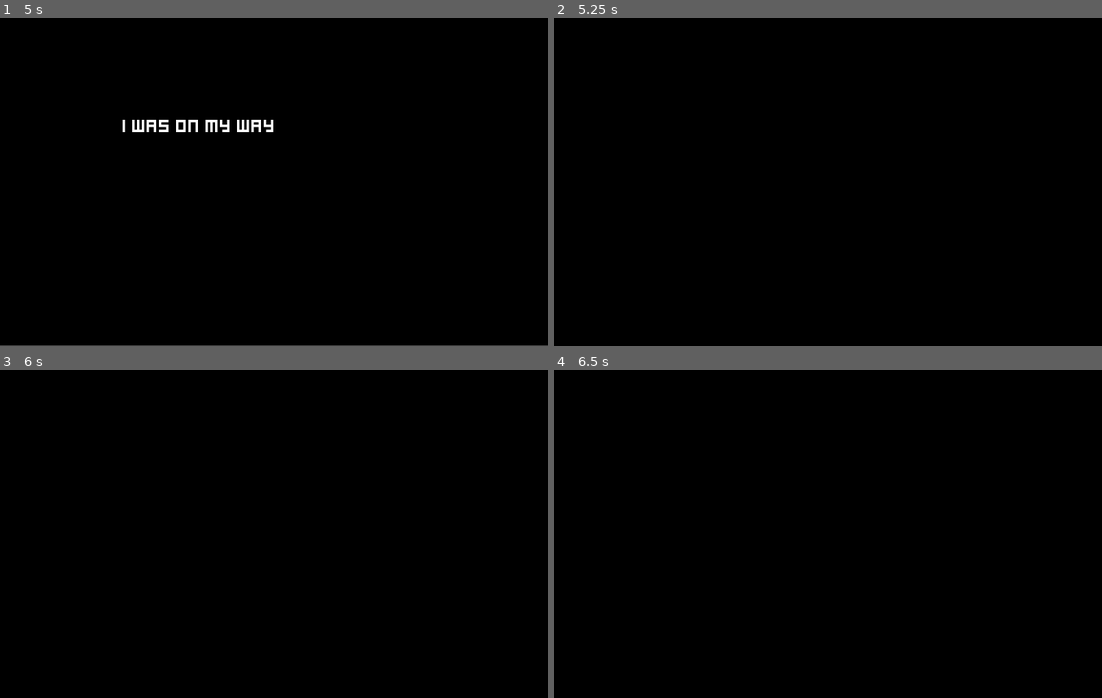
Above: before the commit, frames 1-4 (two rows, left to right).
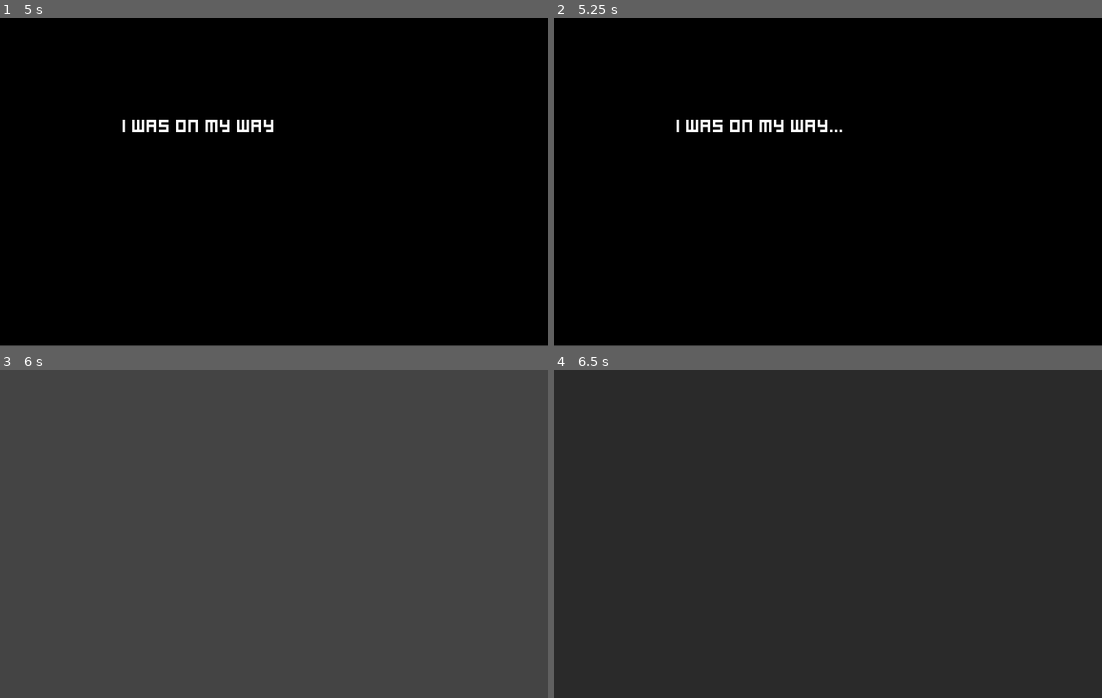
Above: after the commit, the same moments.

Repository: SpeedBLAST48/Arpegiiggio
Game: Godot game, scene res://MenuScreen.tscn
Two runs of this game, one before a commit and one after it. Both use one fixed random seed, a clock stepped at 60 frames per second and the inputs below.
Inputs:
- Up to frame 1 (5 s): click "Start" at 0.5 s; tap Enter (ui_accept) at 1.25, 2.75, 3.5, 4.25 s; hold Right (move_right) 1.28-2.03 s; hold Space (shoot) 1.28-2.03 s; tap Up (jump) at 1.52, 2.27, 3.77, 4.52 s; hold Left (move_left) 2.03-2.78 s; tap Space (shoot) at 2.1, 3.6 s; hold Space (shoot) 2.78-3.53 s; hold Right (move_right) 2.78-4.28 s; hold Left (move_left) from 4.28 s (still down); hold Space (shoot) from 4.28 s (still down)
- Up to frame 2 (5.25 s): keep holding Left (move_left); release Space (shoot) at 5.03 s; tap Space (shoot) at 5.1 s
- Up to frame 3 (6 s): keep holding Left (move_left); tap Up (jump) at 5.27 s; tap Enter (ui_accept) at 5.75 s; hold Space (shoot) from 5.78 s (still down)
- Up to frame 4 (6.5 s): keep holding Left (move_left); keep holding Space (shoot)

Frame 1 is identical in both runs. In frame 2, 0.8% of the frame differs, in the area x 0-100%, y 31-100%; in frame 3, 100%, in the area x 0-100%, y 0-100%; in frame 4, 100%.

Commit message:
transition

Diff:
--- a/Dialogue/Dialogue.json
+++ b/Dialogue/Dialogue.json
@@ -5,4 +5,5 @@
 	{"Text":"Am"},
 	{"Text":"I?"},
 	{"Text":"I was on my way..."},
+	{"Text":" "},
 ]
--- a/Transition.gd
+++ b/Transition.gd
@@ -1,12 +1,13 @@
 extends CanvasLayer
 
-signal transitioned
+
+func _ready():
+	transition()
+
 
 func transition():
 	$AnimationPlayer.play("Fade out")
-	print("Fading to black")
+
 
 func _on_AnimationPlayer_animation_finished(anim_name):
-
-		emit_signal("transitioned")
-		$AnimationPlayer.play("Fade in")
+	get_tree().change_scene("res://Stage.tscn")
